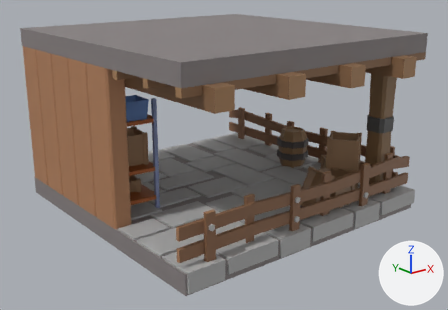
The FBX model Assets/3DModels/Buildings/Storages/ResourceStorage/ResourceStorage_Level_01_CornerLeft.fbx as it was, and as the next commit left it.
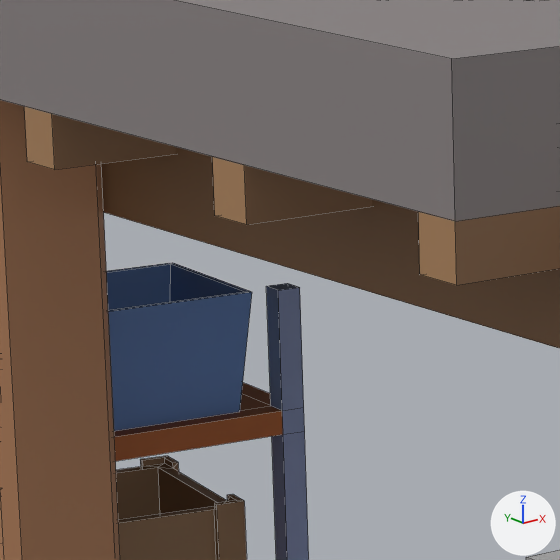
Each version is shown whole from a camera (50 mm lens) standing at (-10.72, -13.71, 6.84) and looking at (-0.11, -0.45, 1.54), then close up on the part from 24% to 44% of the width and 17% to 46% of the height. Every picture has the same lights, and +X, +Y and +Z are marked at lower right. The first two pictures are the older version. The close-ups show mesh edges as thin lines. Where no turn or scale is listed for an object, it has been applied to the vertices.

Names of what the first close-up shows: 'ResourceStorage_Level_01_CornerLeft'.
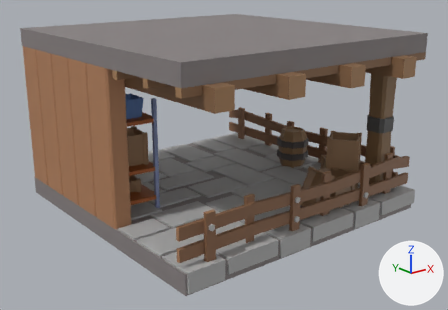
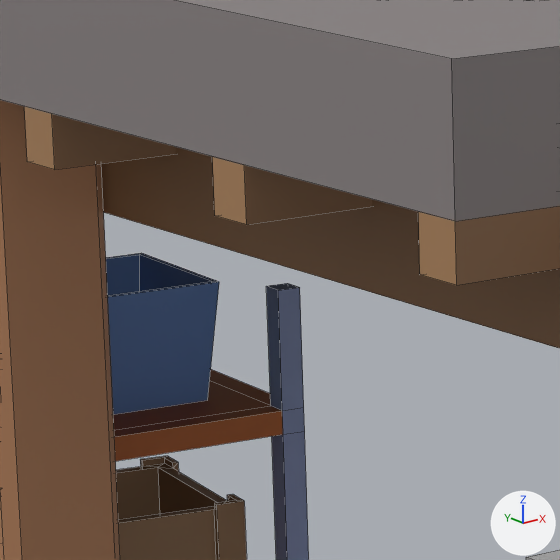
Where the change shows, as pixel boxes [x1, y1, x2, y2] in the close-ups (560 x 560 px; the box of a moved part takes in the faces that stretch with it):
part 1 of me_cube_002, moved or reshaped: before [106, 263, 252, 431]; after [106, 253, 219, 415]

Edits to the bpy script that builds the scene:
```text
Change me_cube_002:
    where me_cube_002.from_pydata(...)  # 1886 vertices, 1666 faces; spans x -4.0..4.05, y -4.4..4.05, z 0.0..5.0
    used by ob_resourcestorage_level_01_cornerleft; location = (0.0, 0.0, 0.0)
    me_cube_002 part 1: the loose piece of 16 vertices spanning x -3.3..-2.55, y -0.53..0.22, z 3.0..3.5 is moved by (0.0, 0.25, 0.0)
```
